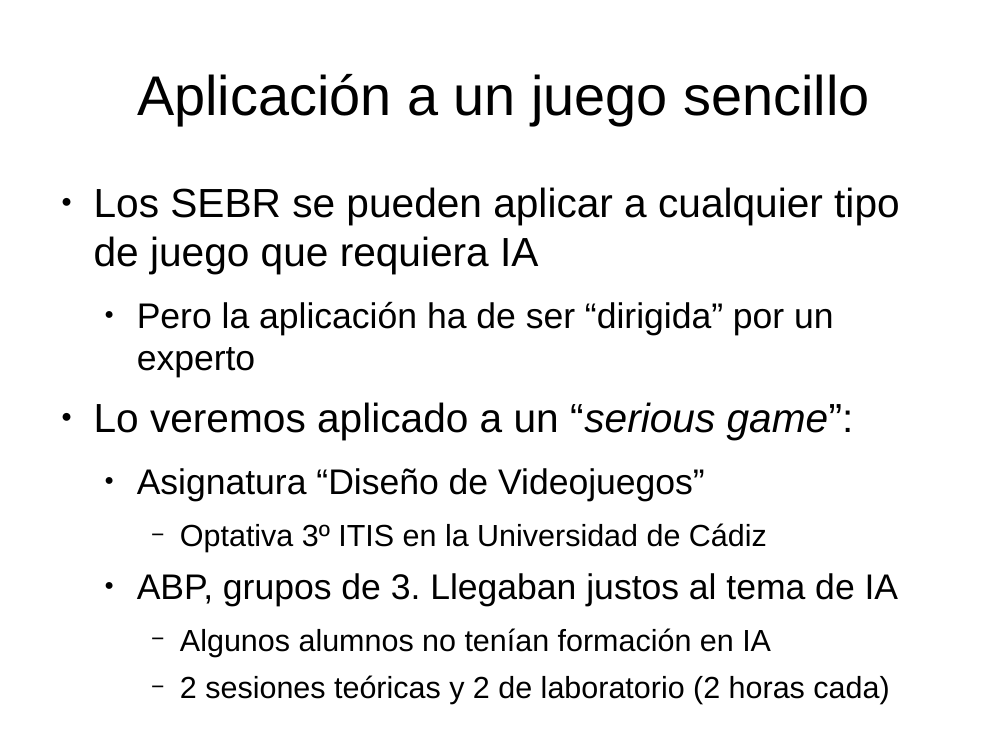
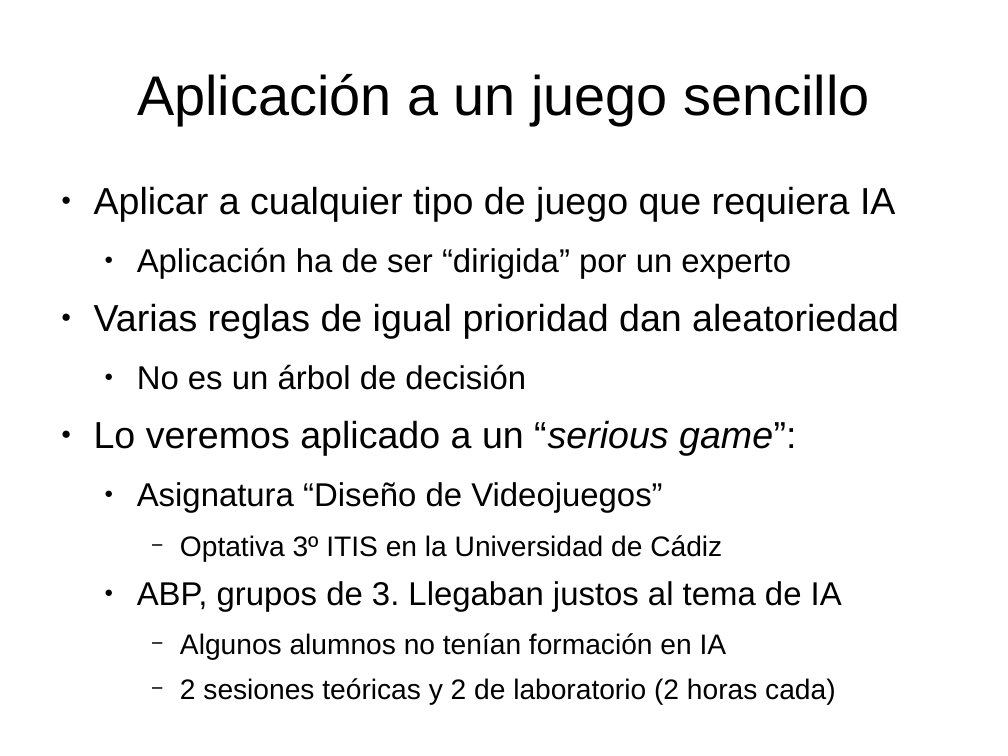
Before and after one commit to rompehielos013013013/gsiege, a slide deck: slide 11 of presentacion/expertoUCLM2014/SSEE-IA.odp. Drawn at 1008x756 pixels with LibreOffice and Linux fonts; fonts in the diff are those of the drawing. Boxes give left, top, right and bottom in pixels: in the first picture for what was removed or moved away, otherwise in the second. Text is boxed around its words. In the diff, an @@ line names an element or a change of style, - is before the commit and + after.

```diff
--- a/presentacion/expertoUCLM2014/SSEE-IA.odp
+++ b/presentacion/expertoUCLM2014/SSEE-IA.odp
@@ text at box(94, 186, 895, 390): text changed; size 32 to 29.6 pt @@
-● Los SEBR se pueden aplicar a cualquier tipo de juego que requiera IA
-  ● Pero la aplicación ha de ser “dirigida” por un experto
+● Aplicar a cualquier tipo de juego que requiera IA
+  ● Aplicación ha de ser “dirigida” por un experto
+● Varias reglas de igual prioridad dan aleatoriedad
+  ● No es un árbol de decisión
@@ text at box(94, 420, 842, 704): size 32 to 29.6 pt in "Lo veremos aplicado a un “serious game”:"; size 28 to 25.9 pt in "Asignatura “Diseño de Videojuegos”", "ABP, grupos de 3. Llegaban justos al ..."; size 24 to 22.2 pt in "Optativa 3º ITIS en la Universidad de ...", "Algunos alumnos no tenían formación en IA", "2 sesiones teóricas y 2 de laboratorio ..." @@
```
Also in this commit, not shown: 3 other slides changed, 4 slides added.
